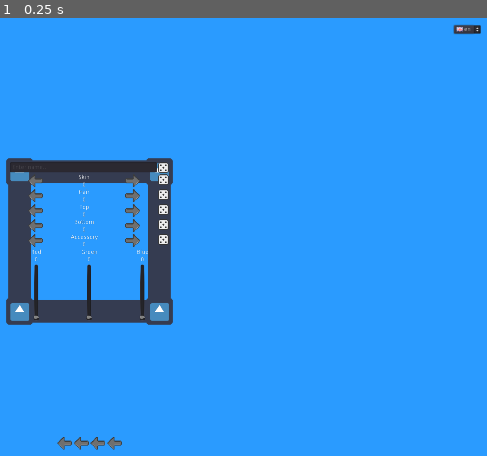
Above: before the commit, frame 1.
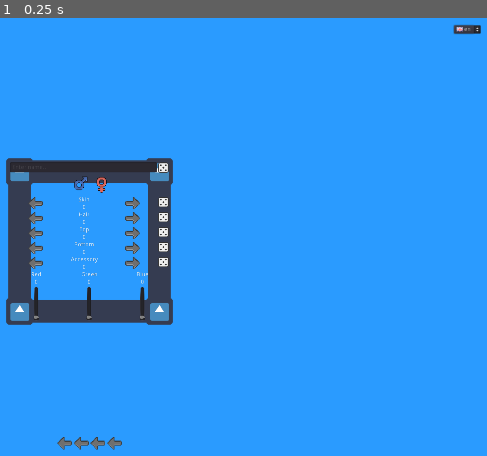
Above: after the commit, the same moment.

Repository: SabreOfWinter/Live-Over-The-Hills
Game: Godot game, scene res://menus/splash/splash.tscn
Two runs of this game, one before a commit and one after it. Both use one fixed random seed, a clock stepped at 60 frames per second and the inputs below. The engine's default icon, where the game draws it, is replaced by a stand-in: a white triangle on a blue panel in a dark square.
Inputs:
- Up to frame 1 (0.25 s): no input

The runs differ from the first frame. In frame 1, 1.5% of the frame differs, in the area x 5-35%, y 35-64%.

Commit message:
New game - Changed colour container name

Diff:
--- a/menus/main/main.tscn
+++ b/menus/main/main.tscn
@@ -8,6 +8,10 @@
 [ext_resource path="res://icon.png" type="Texture" id=6]
 [ext_resource path="res://menus/textures/buttons/dice.png" type="Texture" id=7]
 [ext_resource path="res://menus/textures/buttons/arrow_right.png" type="Texture" id=8]
+[ext_resource path="res://menus/main/male_normal.png" type="Texture" id=9]
+[ext_resource path="res://menus/main/male_pressed.png" type="Texture" id=10]
+[ext_resource path="res://menus/main/female_normal.png" type="Texture" id=11]
+[ext_resource path="res://menus/main/female_pressed.png" type="Texture" id=12]
 
 [node name="menu" type="Control"]
 anchor_right = 1.0
@@ -157,20 +161,40 @@
 [node name="character_hbox_container" type="HBoxContainer" parent="new_game/nine_patch_rect/vbox_container"]
 margin_top = 29.0
 margin_right = 380.0
-margin_bottom = 205.0
+margin_bottom = 259.0
 
 [node name="CenterContainer" type="CenterContainer" parent="new_game/nine_patch_rect/vbox_container/character_hbox_container"]
-margin_bottom = 176.0
+margin_bottom = 230.0
 
 [node name="vbox_container" type="VBoxContainer" parent="new_game/nine_patch_rect/vbox_container/character_hbox_container"]
 margin_left = 4.0
 margin_right = 380.0
-margin_bottom = 176.0
-size_flags_horizontal = 3
+margin_bottom = 230.0
+size_flags_horizontal = 3
+
+[node name="gender_hbox_container" type="HBoxContainer" parent="new_game/nine_patch_rect/vbox_container/character_hbox_container/vbox_container"]
+margin_right = 376.0
+margin_bottom = 50.0
+alignment = 1
+
+[node name="male_texture_button" type="TextureButton" parent="new_game/nine_patch_rect/vbox_container/character_hbox_container/vbox_container/gender_hbox_container"]
+margin_left = 136.0
+margin_right = 186.0
+margin_bottom = 50.0
+texture_normal = ExtResource( 9 )
+texture_pressed = ExtResource( 10 )
+
+[node name="female_texture_button" type="TextureButton" parent="new_game/nine_patch_rect/vbox_container/character_hbox_container/vbox_container/gender_hbox_container"]
+margin_left = 190.0
+margin_right = 240.0
+margin_bottom = 50.0
+texture_normal = ExtResource( 11 )
+texture_pressed = ExtResource( 12 )
 
 [node name="skin_hbox_container" type="HBoxContainer" parent="new_game/nine_patch_rect/vbox_container/character_hbox_container/vbox_container"]
-margin_right = 376.0
-margin_bottom = 32.0
+margin_top = 54.0
+margin_right = 376.0
+margin_bottom = 86.0
 
 [node name="left_texture_button" type="TextureButton" parent="new_game/nine_patch_rect/vbox_container/character_hbox_container/vbox_container/skin_hbox_container"]
 margin_left = 38.0
@@ -214,9 +238,9 @@
 texture_normal = ExtResource( 7 )
 
 [node name="hair_hbox_container2" type="HBoxContainer" parent="new_game/nine_patch_rect/vbox_container/character_hbox_container/vbox_container"]
-margin_top = 36.0
-margin_right = 376.0
-margin_bottom = 68.0
+margin_top = 90.0
+margin_right = 376.0
+margin_bottom = 122.0
 
 [node name="left_texture_button" type="TextureButton" parent="new_game/nine_patch_rect/vbox_container/character_hbox_container/vbox_container/hair_hbox_container2"]
 margin_left = 38.0
@@ -260,9 +284,9 @@
 texture_normal = ExtResource( 7 )
 
 [node name="top_hbox_container3" type="HBoxContainer" parent="new_game/nine_patch_rect/vbox_container/character_hbox_container/vbox_container"]
-margin_top = 72.0
-margin_right = 376.0
-margin_bottom = 104.0
+margin_top = 126.0
+margin_right = 376.0
+margin_bottom = 158.0
 
 [node name="left_texture_button" type="TextureButton" parent="new_game/nine_patch_rect/vbox_container/character_hbox_container/vbox_container/top_hbox_container3"]
 margin_left = 38.0
@@ -306,9 +330,9 @@
 texture_normal = ExtResource( 7 )
 
 [node name="bottom_hbox_container4" type="HBoxContainer" parent="new_game/nine_patch_rect/vbox_container/character_hbox_container/vbox_container"]
-margin_top = 108.0
-margin_right = 376.0
-margin_bottom = 140.0
+margin_top = 162.0
+margin_right = 376.0
+margin_bottom = 194.0
 
 [node name="left_texture_button" type="TextureButton" parent="new_game/nine_patch_rect/vbox_container/character_hbox_container/vbox_container/bottom_hbox_container4"]
 margin_left = 38.0
@@ -352,9 +376,9 @@
 texture_normal = ExtResource( 7 )
 
 [node name="accessory_hbox_container5" type="HBoxContainer" parent="new_game/nine_patch_rect/vbox_container/character_hbox_container/vbox_container"]
-margin_top = 144.0
-margin_right = 376.0
-margin_bottom = 176.0
+margin_top = 198.0
+margin_right = 376.0
+margin_bottom = 230.0
 
 [node name="left_texture_button" type="TextureButton" parent="new_game/nine_patch_rect/vbox_container/character_hbox_container/vbox_container/accessory_hbox_container5"]
 margin_left = 38.0
@@ -398,7 +422,7 @@
 texture_normal = ExtResource( 7 )
 
 [node name="HBoxContainer" type="HBoxContainer" parent="new_game/nine_patch_rect/vbox_container"]
-margin_top = 209.0
+margin_top = 263.0
 margin_right = 380.0
 margin_bottom = 380.0
 size_flags_vertical = 3
@@ -407,7 +431,7 @@
 [node name="red_vbox_container" type="VBoxContainer" parent="new_game/nine_patch_rect/vbox_container/HBoxContainer"]
 margin_left = 50.0
 margin_right = 74.0
-margin_bottom = 171.0
+margin_bottom = 117.0
 size_flags_horizontal = 6
 alignment = 1
 
@@ -427,7 +451,7 @@
 margin_left = 4.0
 margin_top = 36.0
 margin_right = 20.0
-margin_bottom = 171.0
+margin_bottom = 117.0
 size_flags_horizontal = 4
 size_flags_vertical = 3
 max_value = 255.0
@@ -435,7 +459,7 @@
 [node name="green_vbox_container" type="VBoxContainer" parent="new_game/nine_patch_rect/vbox_container/HBoxContainer"]
 margin_left = 170.0
 margin_right = 209.0
-margin_bottom = 171.0
+margin_bottom = 117.0
 size_flags_horizontal = 6
 size_flags_vertical = 3
 alignment = 1
@@ -456,7 +480,7 @@
 margin_left = 11.0
 margin_top = 36.0
 margin_right = 27.0
-margin_bottom = 171.0
+margin_bottom = 117.0
 size_flags_horizontal = 4
 size_flags_vertical = 3
 max_value = 255.0
@@ -464,7 +488,7 @@
 [node name="blue_vbox_container" type="VBoxContainer" parent="new_game/nine_patch_rect/vbox_container/HBoxContainer"]
 margin_left = 303.0
 margin_right = 332.0
-margin_bottom = 171.0
+margin_bottom = 117.0
 size_flags_horizontal = 6
 alignment = 1
 
@@ -484,7 +508,7 @@
 margin_left = 6.0
 margin_top = 36.0
 margin_right = 22.0
-margin_bottom = 171.0
+margin_bottom = 117.0
 size_flags_horizontal = 4
 size_flags_vertical = 3
 max_value = 255.0
Not shown: 1 places in menus/main/main.tscn that only renumber resources
